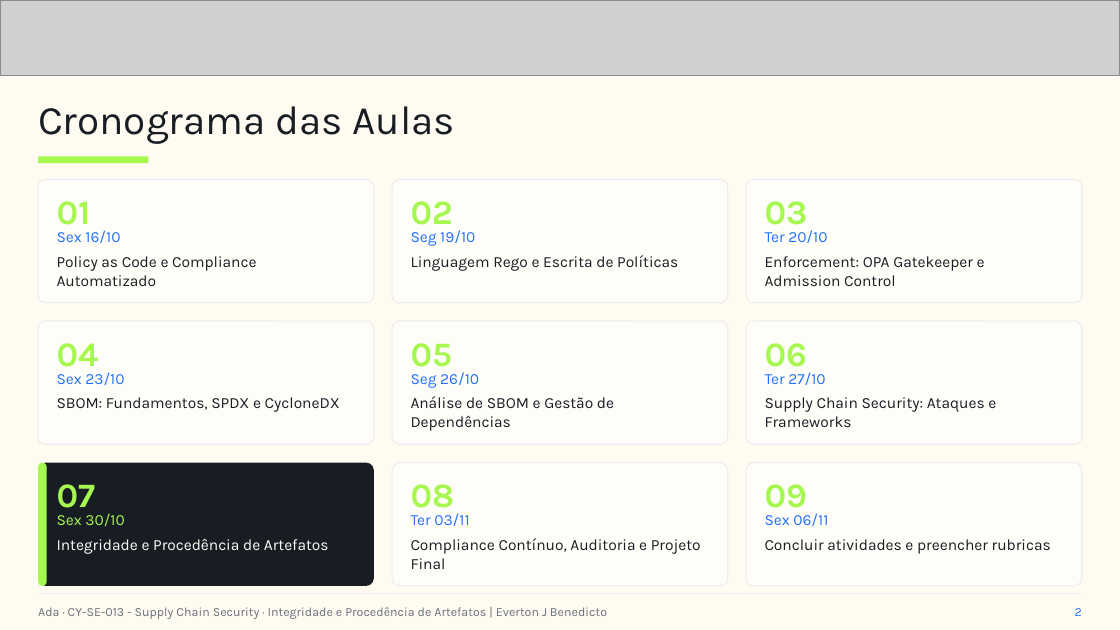
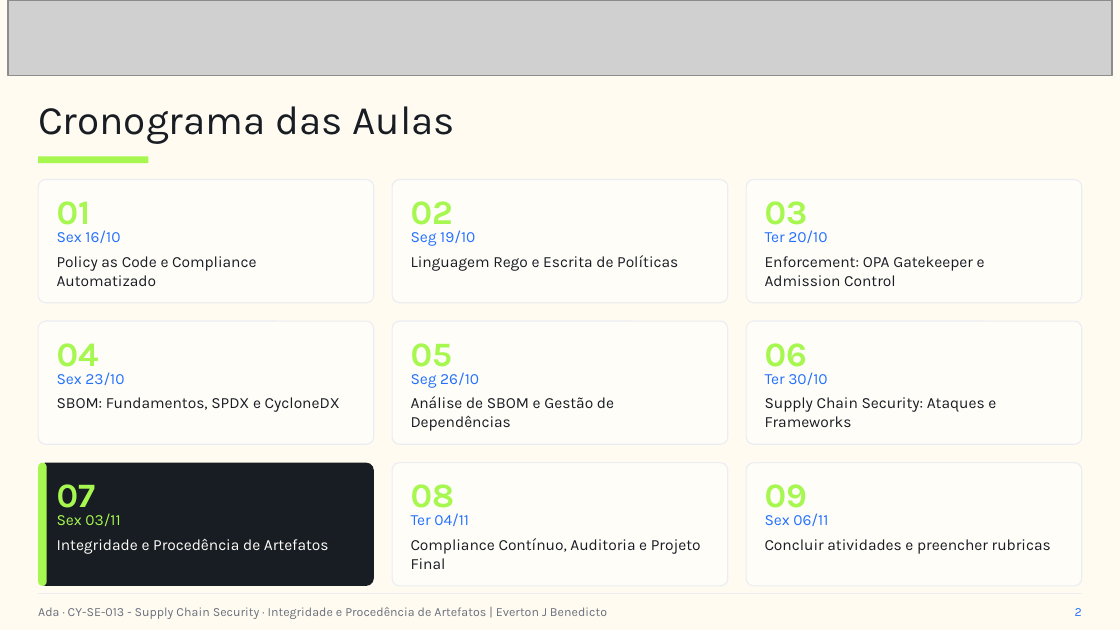
Before and after one commit to everton-dev/AdaTech.Aulas, a slide deck: slide 2 of CY-SE-013 - Supply Chain Security/slides/Aula_07_Integridade_e_Procedencia_de_Artefatos.pptx. Drawn at 1120x630 pixels with LibreOffice and Linux fonts; fonts in the diff are those of the drawing; grey boxes stand for pictures. Boxes give left, top, right and bottom in pixels: in the first picture for what was removed or moved away, otherwise in the second. Text is boxed around its words. In the diff, an @@ line names an element or a change of style, - is before the commit and + after.

```diff
--- a/CY-SE-013 - Supply Chain Security/slides/Aula_07_Integridade_e_Procedencia_de_Artefatos.pptx
+++ b/CY-SE-013 - Supply Chain Security/slides/Aula_07_Integridade_e_Procedencia_de_Artefatos.pptx
@@ picture: place and size @@
-picture at (0, 0, 1120, 75)
+picture at (8, 0, 1112, 75)
@@ text at (765, 372, 827, 385): text changed @@
-Ter 27/10
+Ter 30/10
@@ text at (57, 513, 120, 526): text changed @@
-Sex 30/10
+Sex 03/11
@@ text at (411, 513, 469, 526): text changed @@
-Ter 03/11
+Ter 04/11
```
Also in this commit, not shown: 12 other slides changed, 6 slides added, 9 other files.
